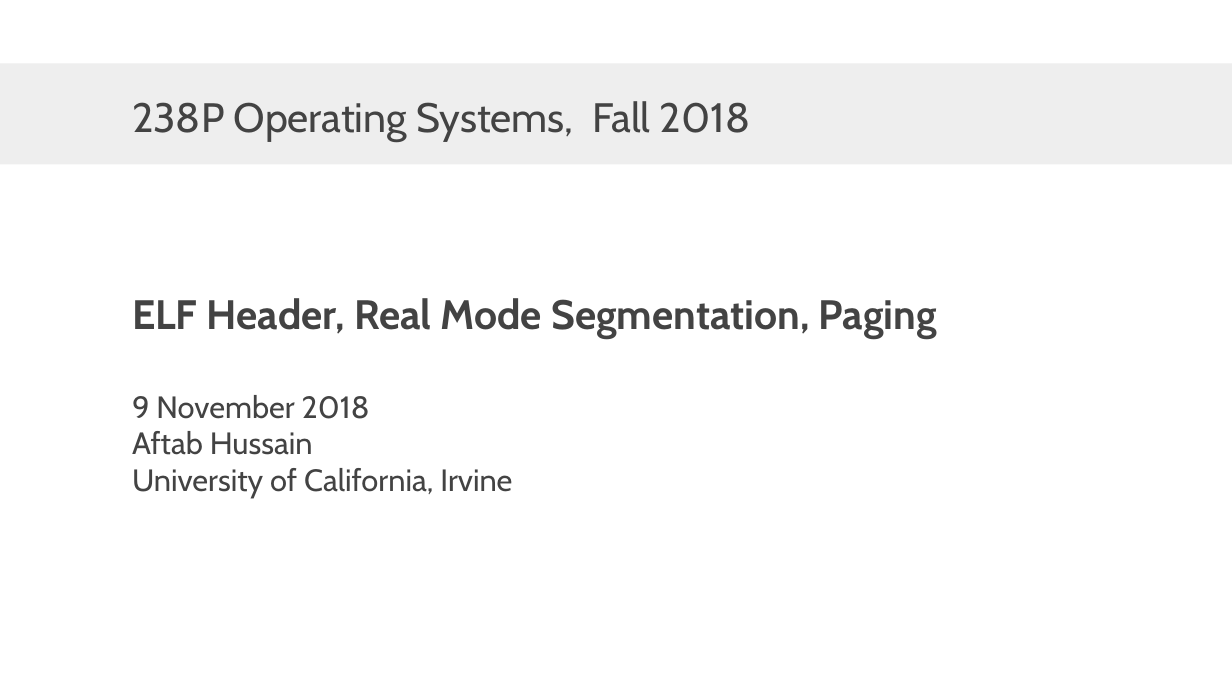
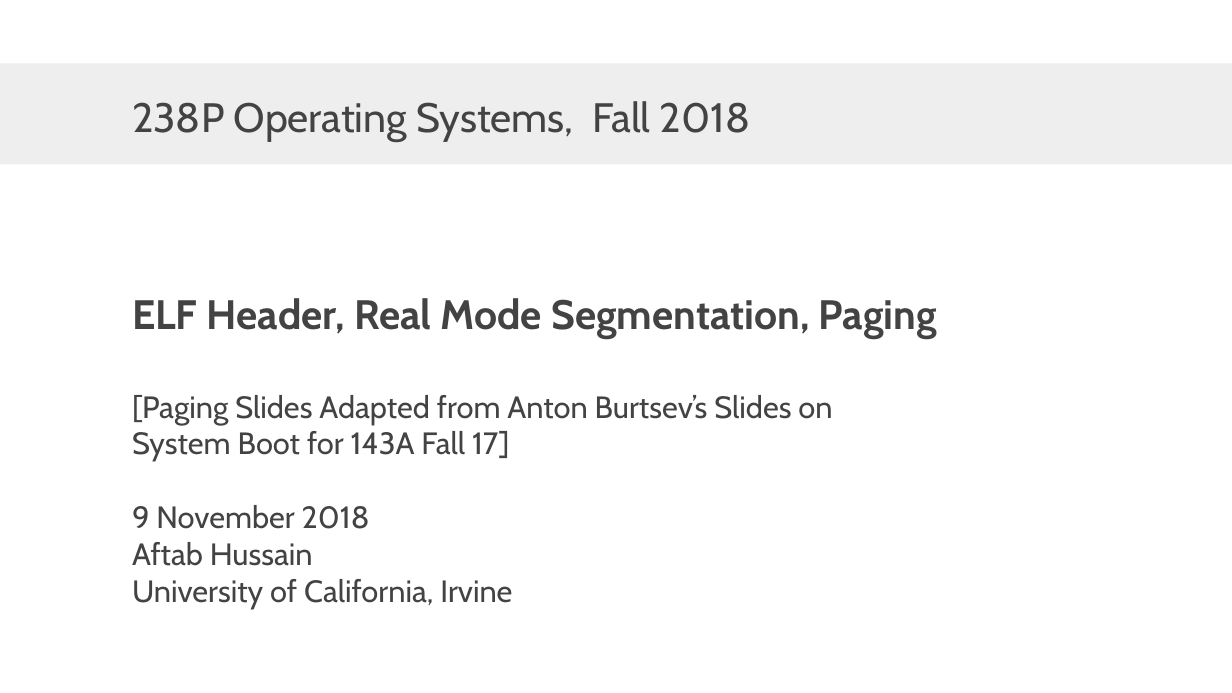
Before and after one commit to AftabHussain/aftabhussain.github.io, a slide deck: slide 1 of documents/teaching/uci/cs238p/fall2018/discussions/discussion06-elf-real-mode-seg-paging.odp. Drawn at 1232x693 pixels with LibreOffice and Linux fonts; fonts in the diff are those of the drawing. Boxes give left, top, right and bottom in pixels: in the first picture for what was removed or moved away, otherwise in the second. Text is boxed around its words. In the diff, an @@ line names an element or a change of style, - is before the commit and + after.

```diff
--- a/documents/teaching/uci/cs238p/fall2018/discussions/discussion06-elf-real-mode-seg-paging.odp
+++ b/documents/teaching/uci/cs238p/fall2018/discussions/discussion06-elf-real-mode-seg-paging.odp
@@ text at <box>132,395,832,461</box>: paragraphs added @@
+[Paging Slides Adapted from Anton Burtsev’s Slides on
+System Boot for 143A Fall 17]
```
Also in this commit, not shown: 1 other file.
